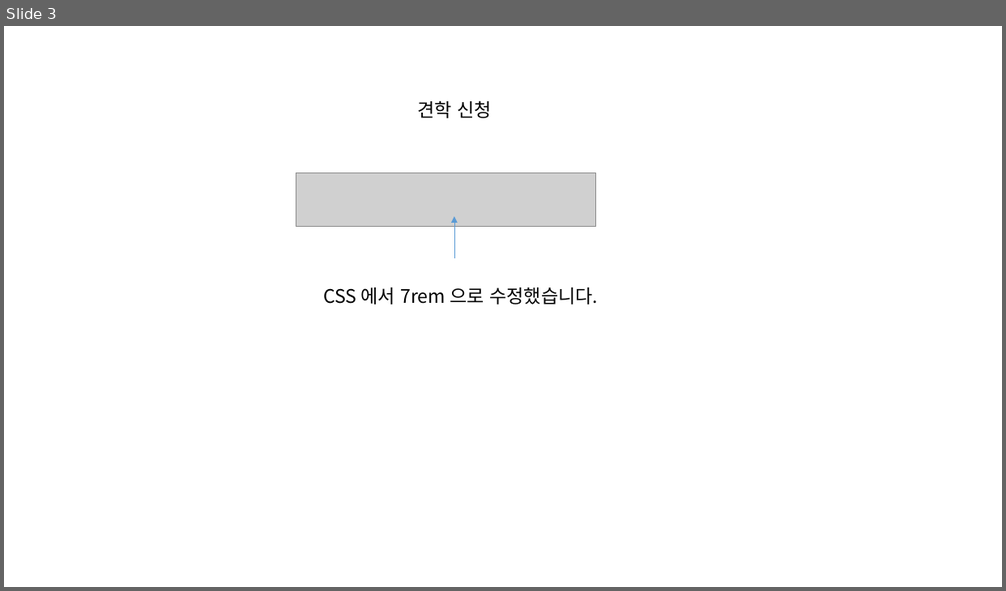
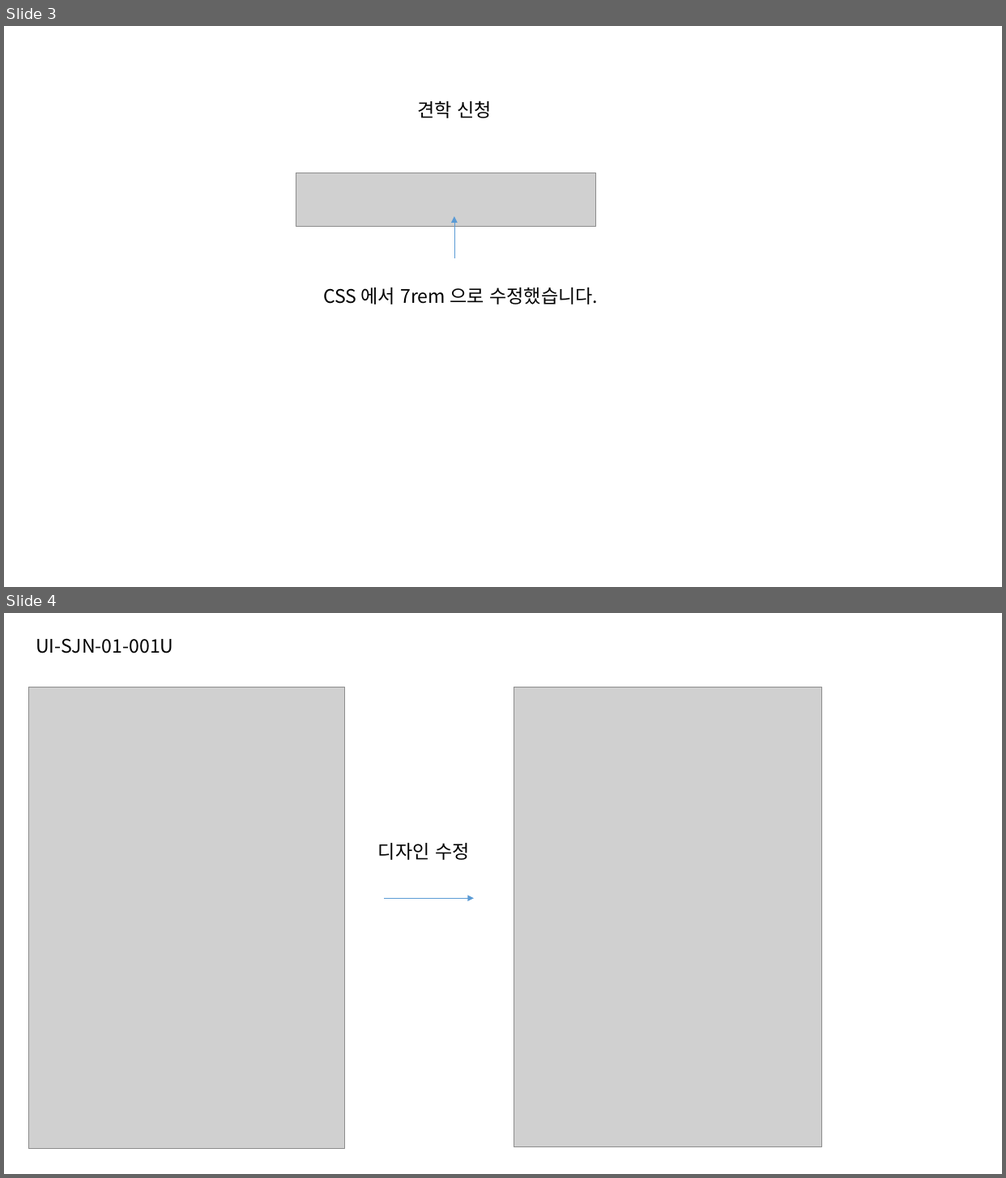
Before and after one commit to jeoungGyy/sejong, a slide deck: ppt/05-12.pptx. Shown one above the other, each under a label of ours: slide 3 before the commit, slides 3 and 4 after it. The pictures are 1006x591 and 1006x1178 pixels, drawn with LibreOffice and Linux fonts; fonts in the diff are those of the drawing; grey boxes stand for pictures. Boxes give left, top, right and bottom in pixels: in the first picture for what was removed or moved away, otherwise in the second. Text is boxed around its words. In the diff, an @@ line names an element or a change of style, - is before the commit and + after.

```diff
--- a/ppt/05-12.pptx
+++ b/ppt/05-12.pptx
@@ slide 4 added at [4,613,1002,1174], background #FFFFFF @@
@@ text added at [36,638,173,653], 18 pt, text #000000 @@
+UI-SJN-01-001U
@@ picture added at [28,687,345,1149] @@
@@ picture added at [513,687,822,1148] @@
@@ text added at [378,843,470,860], 18 pt, text #000000 @@
+디자인 수정
@@ arrow added from (385, 898) to (474, 898), #5B9BD5 0.5 pt @@
```
Also in this commit, not shown: 1 slide changed, 1 other slide added, 2 slides removed, 5 other files.
